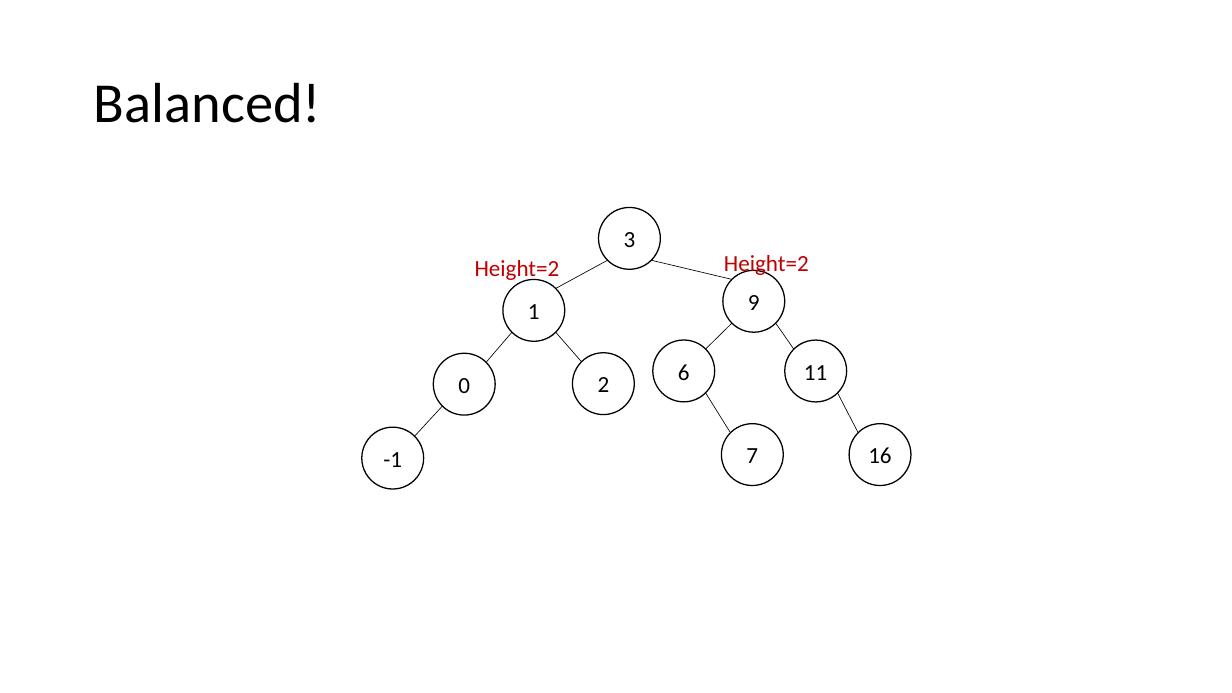
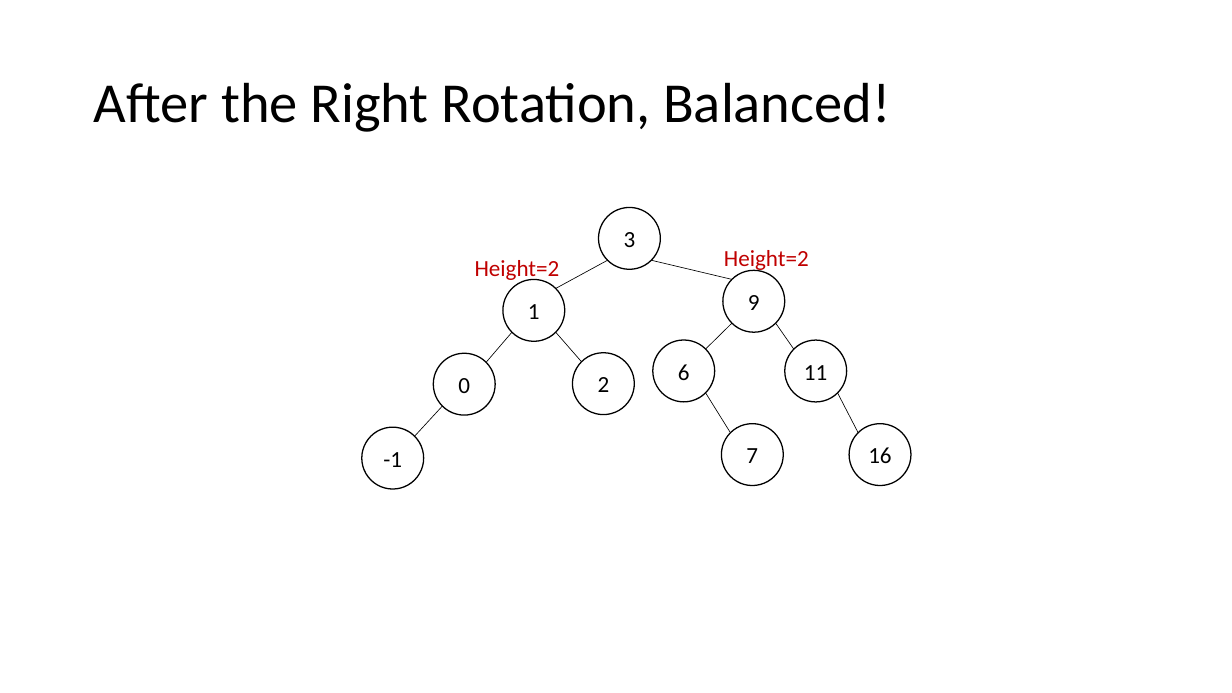
Before and after one commit to natebrunelle/cse332, a slide deck: slide 14 of markdown/files/slides/lecture9_avl2.pptx (slide 15 before the commit). Drawn at 1232x693 pixels with LibreOffice and Linux fonts; fonts in the diff are those of the drawing. Boxes give left, top, right and bottom in pixels: in the first picture for what was removed or moved away, otherwise in the second. Text is boxed around its words. In the diff, an @@ line names an element or a change of style, - is before the commit and + after.

```diff
--- a/markdown/files/slides/lecture9_avl2.pptx
+++ b/markdown/files/slides/lecture9_avl2.pptx
@@ title at bbox=[94, 82, 890, 132]: text changed @@
-Balanced!
+After the Right Rotation, Balanced!
@@ text "Height=2": place and size @@
-text "Height=2" at bbox=[724, 255, 809, 277]
+text "Height=2" at bbox=[724, 250, 809, 272]
```
Also in this commit, not shown: 15 other slides changed, 1 slide added, 2 slides removed, 9 other files.
